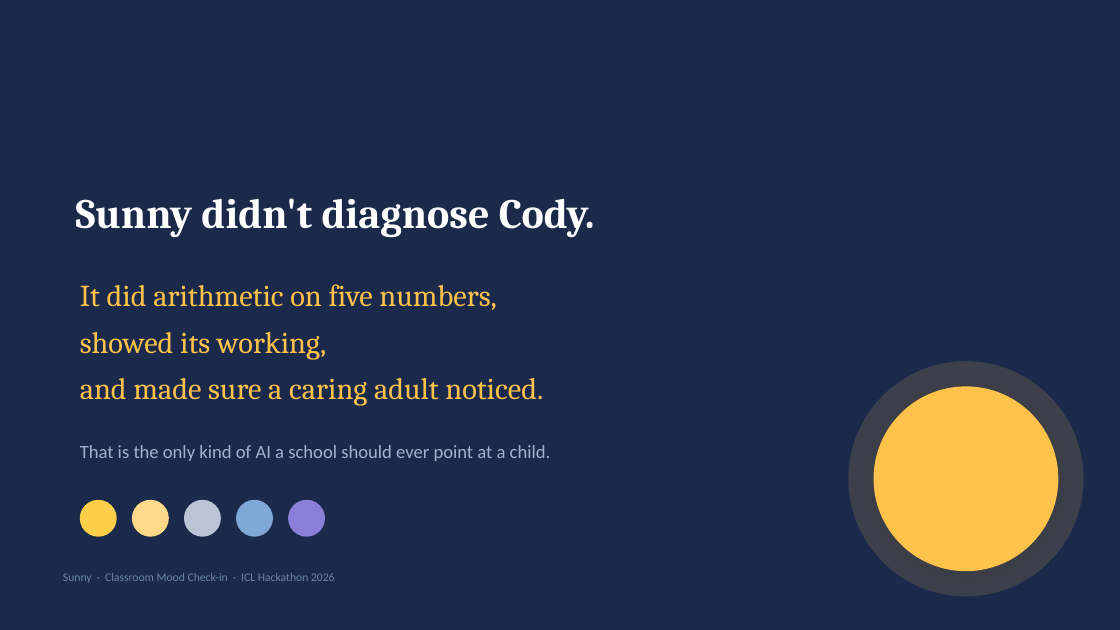
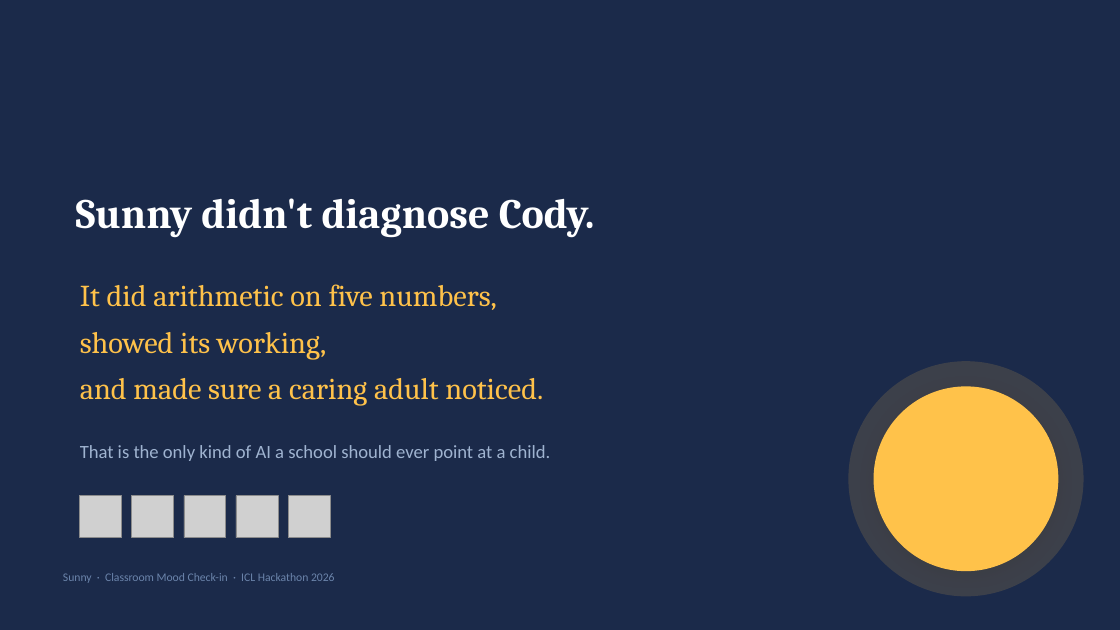
Before and after one commit to ArthurAlexandre28/Hackathon_ICL, a slide deck: slide 12 of Sunny-Pitch-Deck.pptx. Drawn at 1120x630 pixels with LibreOffice and Linux fonts; fonts in the diff are those of the drawing; grey boxes stand for pictures. Boxes give left, top, right and bottom in pixels: in the first picture for what was removed or moved away, otherwise in the second. Text is boxed around its words. In the diff, an @@ line names an element or a change of style, - is before the commit and + after.

```diff
--- a/Sunny-Pitch-Deck.pptx
+++ b/Sunny-Pitch-Deck.pptx
@@ ellipse removed at box(80, 500, 117, 537) @@
@@ picture added at box(80, 496, 122, 538) @@
@@ ellipse removed at box(132, 500, 169, 537) @@
@@ picture added at box(132, 496, 174, 538) @@
@@ ellipse removed at box(184, 500, 221, 537) @@
@@ picture added at box(184, 496, 226, 538) @@
@@ ellipse removed at box(236, 500, 273, 537) @@
@@ picture added at box(236, 496, 278, 538) @@
@@ ellipse removed at box(288, 500, 325, 537) @@
@@ picture added at box(288, 496, 330, 538) @@
```
Also in this commit, not shown: 3 other slides changed, 5 other files.
